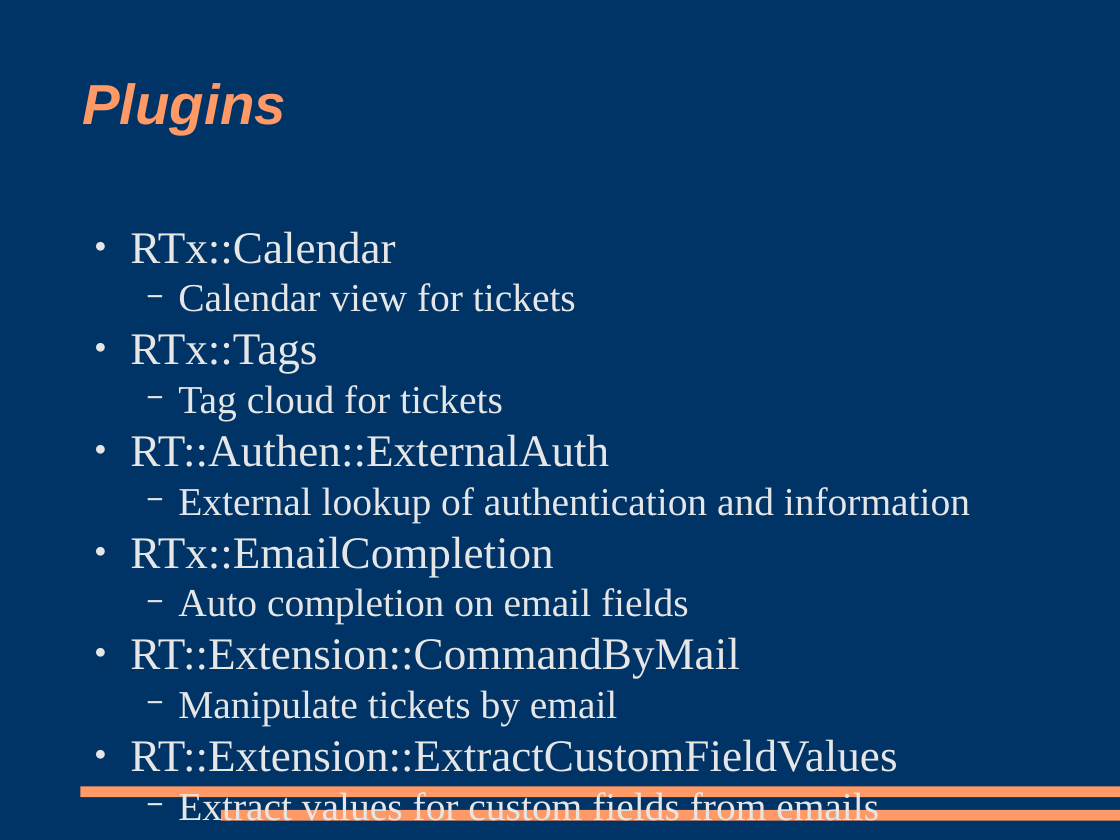
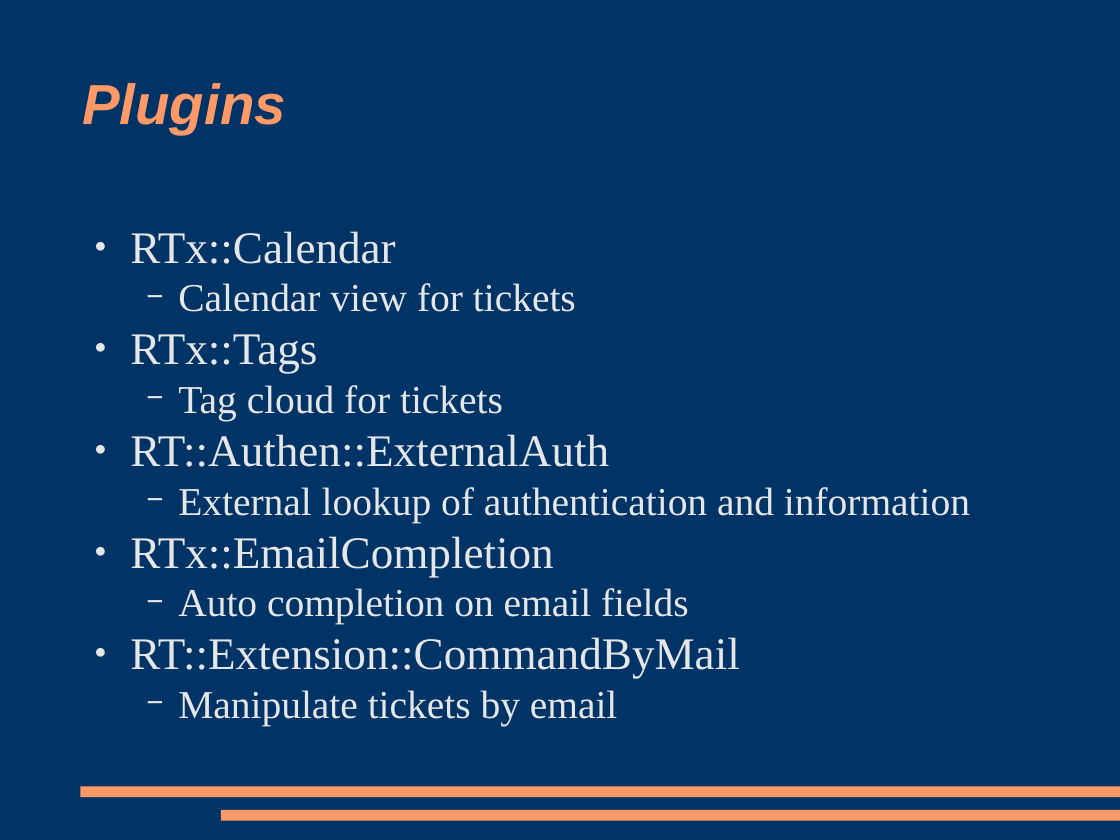
Before and after one commit to racke/Presentations, a slide deck: slide 9 of yapc2009/rt38.odp (slide 11 before the commit). Drawn at 1120x840 pixels with LibreOffice and Linux fonts; fonts in the diff are those of the drawing. Boxes give left, top, right and bottom in pixels: in the first picture for what was removed or moved away, otherwise in the second. Text is boxed around its words. In the diff, an @@ line names an element or a change of style, - is before the commit and + after.

```diff
--- a/yapc2009/rt38.odp
+++ b/yapc2009/rt38.odp
@@ text at box(130, 739, 897, 828): paragraphs removed @@
-● RT::Extension::ExtractCustomFieldValues
-  − Extract values for custom fields from emails
```
Also in this commit, not shown: 11 other slides changed, 7 slides added, 4 slides removed.
